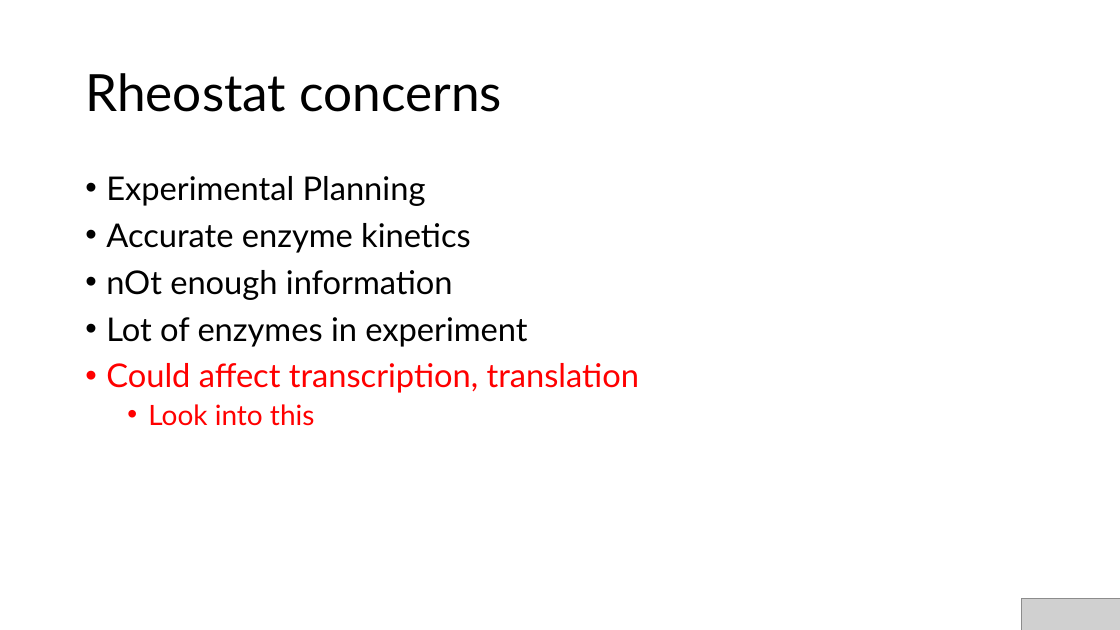
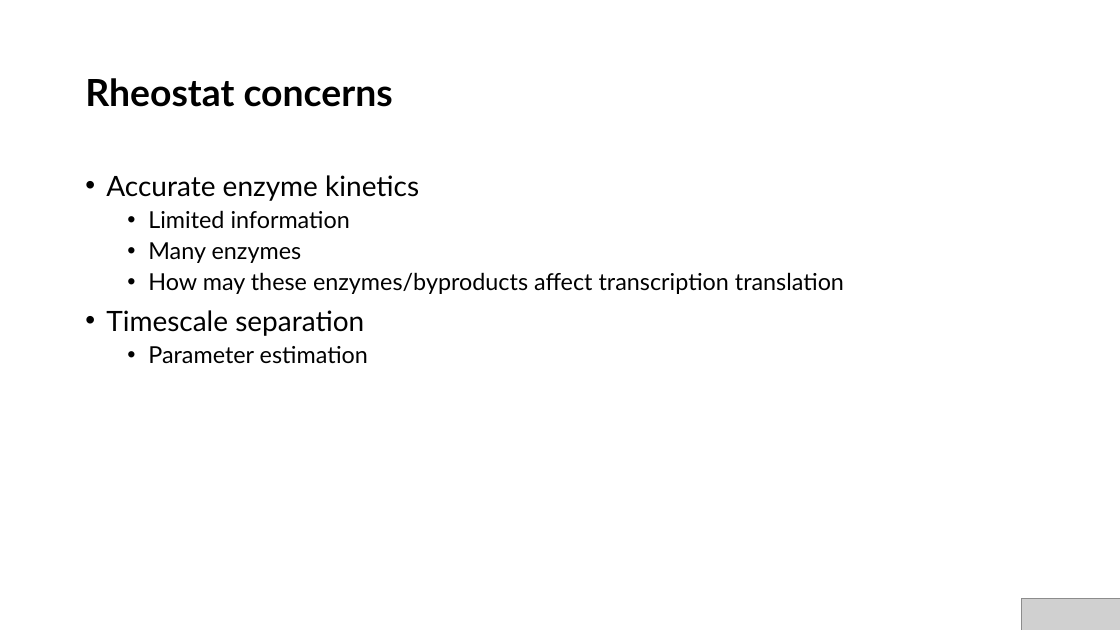
Before and after one commit to AnkitaRoychoudhury/ug_murray, a slide deck: slide 12 of miscellaneous/presentations/20200715_syncell_mtg.pptx (slide 11 before the commit). Drawn at 1120x630 pixels with LibreOffice and Linux fonts; fonts in the diff are those of the drawing; grey boxes stand for pictures. Boxes give left, top, right and bottom in pixels: in the first picture for what was removed or moved away, otherwise in the second. Text is boxed around its words. In the diff, an @@ line names an element or a change of style, - is before the commit and + after.

```diff
--- a/miscellaneous/presentations/20200715_syncell_mtg.pptx
+++ b/miscellaneous/presentations/20200715_syncell_mtg.pptx
@@ title "Rheostat concerns" at (85, 78, 393, 107): size 44 to 32 pt, bold on @@
@@ text at (106, 176, 426, 206): paragraph removed @@
-• Experimental Planning
@@ text at (106, 175, 419, 201): size 28 to 24 pt in "Accurate enzyme kinetics" @@
@@ text at (106, 210, 844, 364): text changed; size 28 to 20 pt; text colour #FF0000 to #000000 @@
-• nOt enough information
-• Lot of enzymes in experiment
-• Could affect transcription, translation
-  • Look into this
+  • Limited information
+  • Many enzymes
+  • How may these enzymes/byproducts affect transcription translation
+• Timescale separation
+  • Parameter estimation
```
Also in this commit, not shown: 4 other slides changed, 1 slide added, 2 slides removed, 11 other files.
